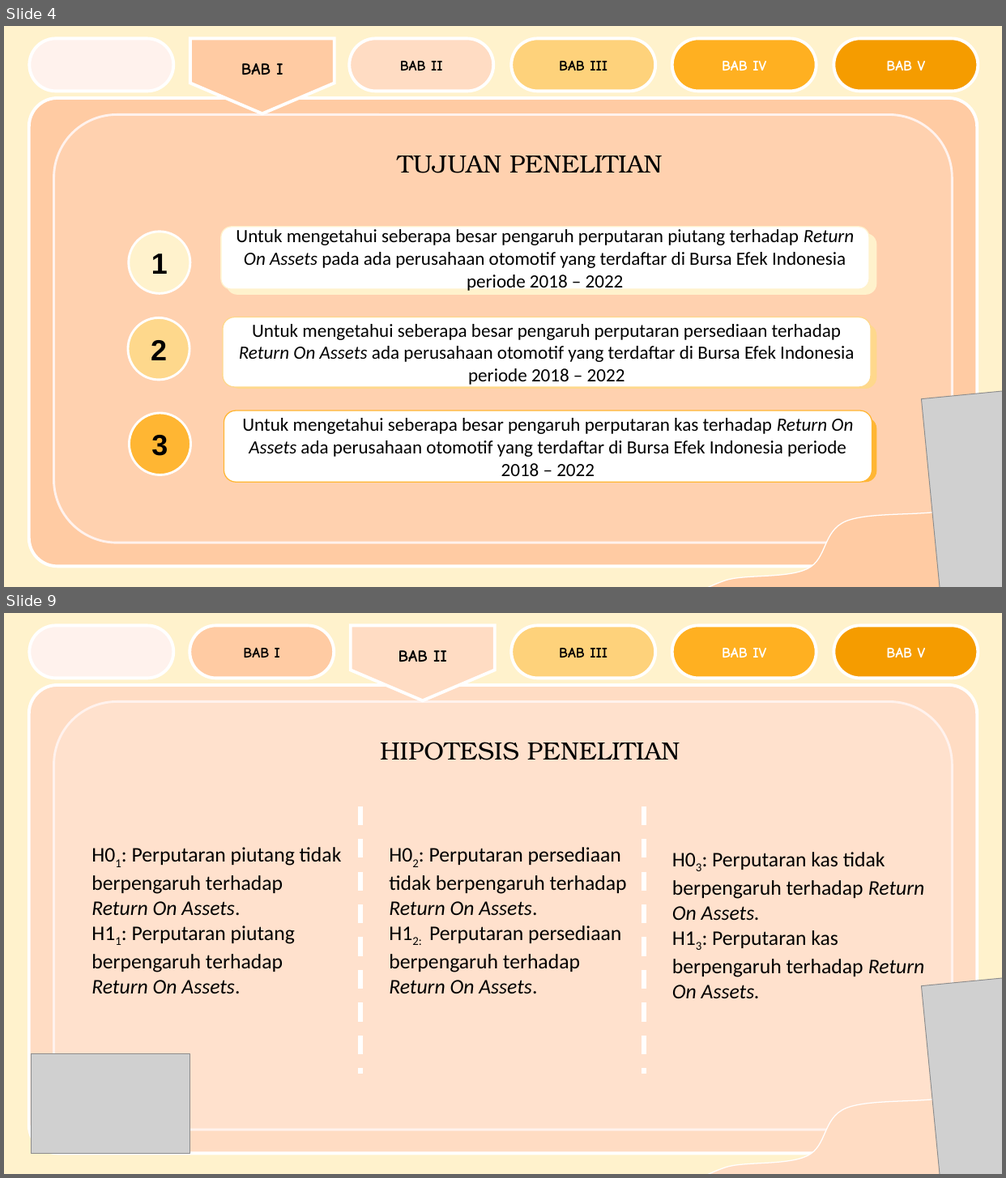
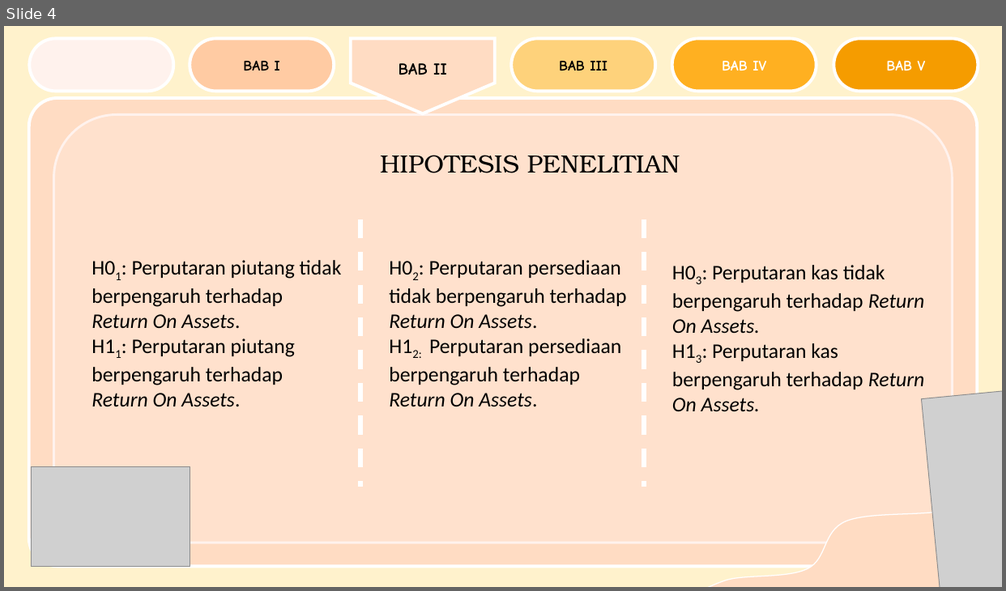
Before and after one commit to milanafsah31/skripsi, a slide deck: PPT SKRIPSI MILANAFSAH DZAHIRA.pptx. Shown one above the other, each under a label of ours: slides 4 and 9 before the commit, slide 4 after it; the slides between them are not shown. The pictures are 1006x1178 and 1006x591 pixels, drawn with LibreOffice and Linux fonts; fonts in the diff are those of the drawing; grey boxes stand for pictures; background and template pictures are left out. Boxes give left, top, right and bottom in pixels: in the first picture for what was removed or moved away, otherwise in the second. Text is boxed around its words. In the diff, an @@ line names an element or a change of style, - is before the commit and + after.

```diff
--- a/PPT SKRIPSI MILANAFSAH DZAHIRA.pptx
+++ b/PPT SKRIPSI MILANAFSAH DZAHIRA.pptx
@@ slide 4 removed at (4,26,1002,587), background #FFF2CC @@
@@ rounded rectangle removed at (29,39,174,91) @@
@@ pentagon arrow removed at (190,39,334,114) @@
-BAB I
@@ rounded rectangle removed at (349,39,493,91) @@
-BAB II
@@ rounded rectangle removed at (512,39,656,91) @@
-BAB III
@@ rounded rectangle removed at (672,39,817,91) @@
-BAB IV
@@ rounded rectangle removed at (834,39,978,91) @@
-BAB V
@@ rounded rectangle removed at (28,98,978,566) @@
@@ rounded rectangle removed at (54,115,953,544) @@
@@ text removed at (398,156,663,173) @@
-TUJUAN PENELITIAN
@@ ellipse removed at (128,232,189,294) @@
-1
@@ rounded rectangle removed at (221,227,869,289) @@
-Untuk mengetahui seberapa besar pengaruh perputaran piutang terhadap Return On Assets pada ada perusahaan otomotif yang terdaftar di Bursa Efek Indonesia periode 2018 – 2022
@@ rounded rectangle removed at (228,235,876,294) @@
@@ ellipse removed at (128,318,189,380) @@
-2
@@ rounded rectangle removed at (223,318,871,386) @@
-Untuk mengetahui seberapa besar pengaruh perputaran persediaan terhadap Return On Assets ada perusahaan otomotif yang terdaftar di Bursa Efek Indonesia periode 2018 – 2022
@@ rounded rectangle removed at (229,326,876,388) @@
@@ ellipse removed at (129,413,190,476) @@
-3
@@ rounded rectangle removed at (224,411,872,482) @@
-Untuk mengetahui seberapa besar pengaruh perputaran kas terhadap Return On Assets ada perusahaan otomotif yang terdaftar di Bursa Efek Indonesia periode 2018 – 2022
@@ picture removed at (922,390,1002,587) @@
@@ rounded rectangle removed at (230,419,876,482) @@
@@ freeform shape removed at (691,466,1002,587) @@
@@ what was slide 9 is now slide 4 @@
```
Also in this commit, not shown: 8 slides changed, 14 slides added, 10 other slides removed, 1 other file.
